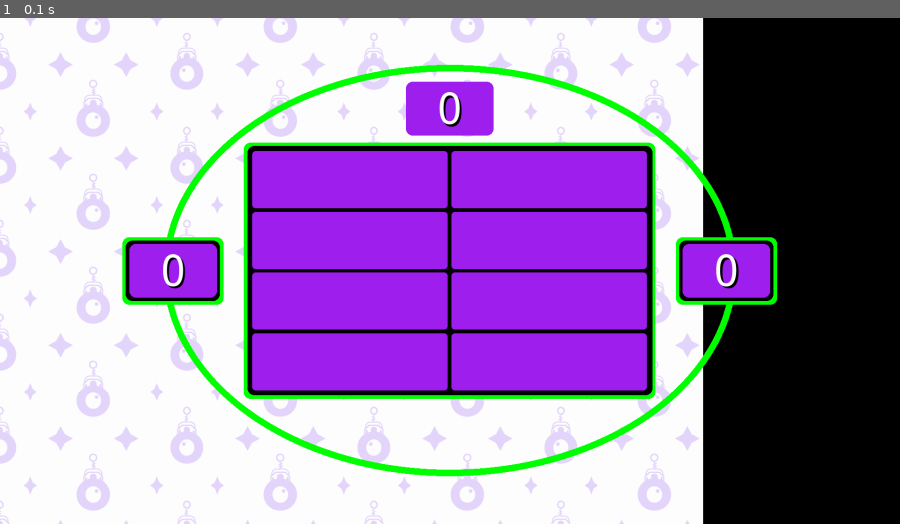
Above: before the commit, frame 1.
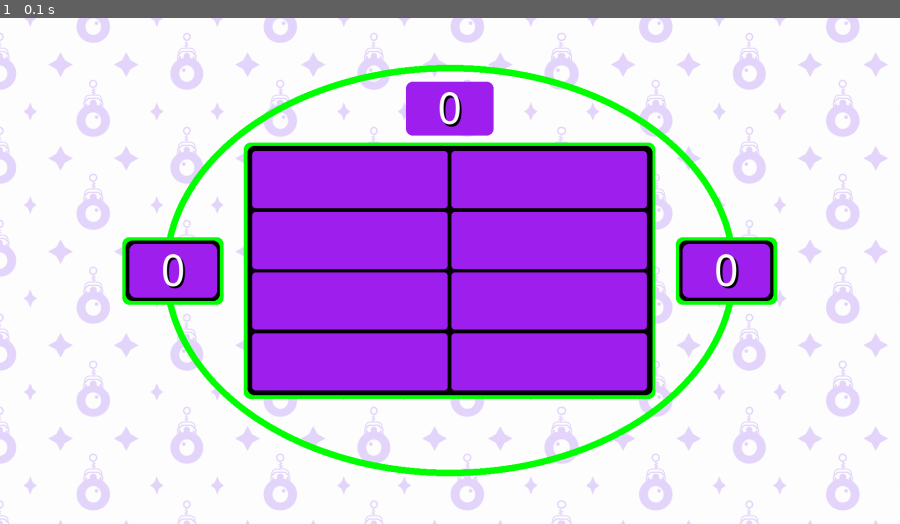
Above: after the commit, the same moment.

Repository: spierepf/FandomFeud
Game: pygame game, started from main_server.py
Two runs of this game, one before a commit and one after it. Both use one fixed random seed, a clock stepped at 60 frames per second and the inputs below.
Inputs:
- Up to frame 1 (0.1 s): no input

The runs differ from the first frame. In frame 1, 21% of the frame differs, in the area x 62-100%, y 0-100%.

Commit message:
Extracted PygameView and improved background

Diff:
--- a/fast_money_server.py
+++ b/fast_money_server.py
@@ -39,7 +39,7 @@
 # Run until the user asks to quit
 running = True
 
-view = FastMoneyView(model, SCREEN, FULLSCREEN)
+view = FastMoneyView(model, SCREEN)
 
 while running:
 
--- a/fast_money_view.py
+++ b/fast_money_view.py
@@ -1,23 +1,14 @@
 import pygame
 
+from pygame_view import PygameView
 from config import BORDER_COLOUR, BACKGROUND_COLOUR, TEXT_BACKGROUND_COLOUR, BELL_SOUND, BUZZER_SOUND, DUPLICATE_SOUND, \
     POINTS_SOUND, NO_POINTS_SOUND, REVEAL_SOUND
 from rect_builder import RectBuilder
-from side import Side
 
 
-class FastMoneyView:
-    def __init__(self, model, surface, fullscreen):
-        self.bg = pygame.image.load("FamilyFeud_PurpleBG.jpg")
-        if fullscreen:
-            self.bg = pygame.transform.scale_by(self.bg, 2)
-        self.model = model
-        self.surface = surface
-        self.UNIT = min(surface.get_width() / 100, surface.get_height() / 75)
-        self.inner_border_width = 61
-        self.inner_border_height = 38
-        self.box_width = (self.inner_border_width - 2) / 2
-        self.box_height = (self.inner_border_height - 2) / 4
+class FastMoneyView(PygameView):
+    def __init__(self, model, surface):
+        super().__init__(model, surface)
 
     def draw_text(self, text, x, y, height, width=None, font_name="fonts/NimbusSans-Regular.otf"):
         font = pygame.font.Font(font_name, int(self.UNIT * height))
@@ -30,7 +21,7 @@
         self.surface.blit(foreground, RectBuilder(self.surface, foreground.get_rect()).translate(x, y).unscaled_translate(0, (font.get_linesize() - font.get_height()) / 2).done())
 
     def draw(self):
-        self.surface.blit(self.bg, (0, 0))
+        self.draw_background()
 
         pygame.draw.rect(self.surface, BORDER_COLOUR, RectBuilder(self.surface).size(88, 66).done(),
                          int(self.UNIT), int(self.UNIT))
--- a/main_server.py
+++ b/main_server.py
@@ -39,7 +39,7 @@
 # Run until the user asks to quit
 running = True
 
-view = ScoreboardView(model, SCREEN, FULLSCREEN)
+view = ScoreboardView(model, SCREEN)
 
 while running:
 
--- /dev/null
+++ b/pygame_view.py
@@ -0,0 +1,18 @@
+import pygame
+
+
+class PygameView:
+    def __init__(self, model, surface):
+        self.bg = pygame.image.load("FamilyFeud_PurpleBG.jpg")
+        self.model = model
+        self.surface = surface
+        self.UNIT = min(surface.get_width() / 100, surface.get_height() / 75)
+        self.inner_border_width = 61
+        self.inner_border_height = 38
+        self.box_width = (self.inner_border_width - 2) / 2
+        self.box_height = (self.inner_border_height - 2) / 4
+
+    def draw_background(self):
+        for x in range(0, self.surface.get_width(), self.bg.get_width()-300):
+            for y in range(0, self.surface.get_height(), self.bg.get_height()-127):
+                self.surface.blit(self.bg, (x, y))
--- a/scoreboard_view.py
+++ b/scoreboard_view.py
@@ -1,22 +1,14 @@
 import pygame
 
+from pygame_view import PygameView
 from config import BORDER_COLOUR, BACKGROUND_COLOUR, TEXT_BACKGROUND_COLOUR, BELL_SOUND, BUZZER_SOUND
 from rect_builder import RectBuilder
 from side import Side
 
 
-class ScoreboardView:
-    def __init__(self, model, surface, fullscreen):
-        self.bg = pygame.image.load("FamilyFeud_PurpleBG.jpg")
-        if fullscreen:
-            self.bg = pygame.transform.scale_by(self.bg, 2)
-        self.model = model
-        self.surface = surface
-        self.UNIT = min(surface.get_width() / 100, surface.get_height() / 75)
-        self.inner_border_width = 61
-        self.inner_border_height = 38
-        self.box_width = (self.inner_border_width - 2) / 2
-        self.box_height = (self.inner_border_height - 2) / 4
+class ScoreboardView(PygameView):
+    def __init__(self, model, surface):
+        super().__init__(model, surface)
 
     def draw_text(self, text, x, y, height, width=None, font_name="fonts/NimbusSans-Regular.otf"):
         font = pygame.font.Font(font_name, int(self.UNIT * height))
@@ -107,7 +99,7 @@
         self.draw_score(self.model.get_pot(), 0, -24)  # pot
 
     def draw(self):
-        self.surface.blit(self.bg, (0, 0))
+        self.draw_background()
         self.draw_borders()
         self.draw_scores()
         self.draw_answer_grid()
